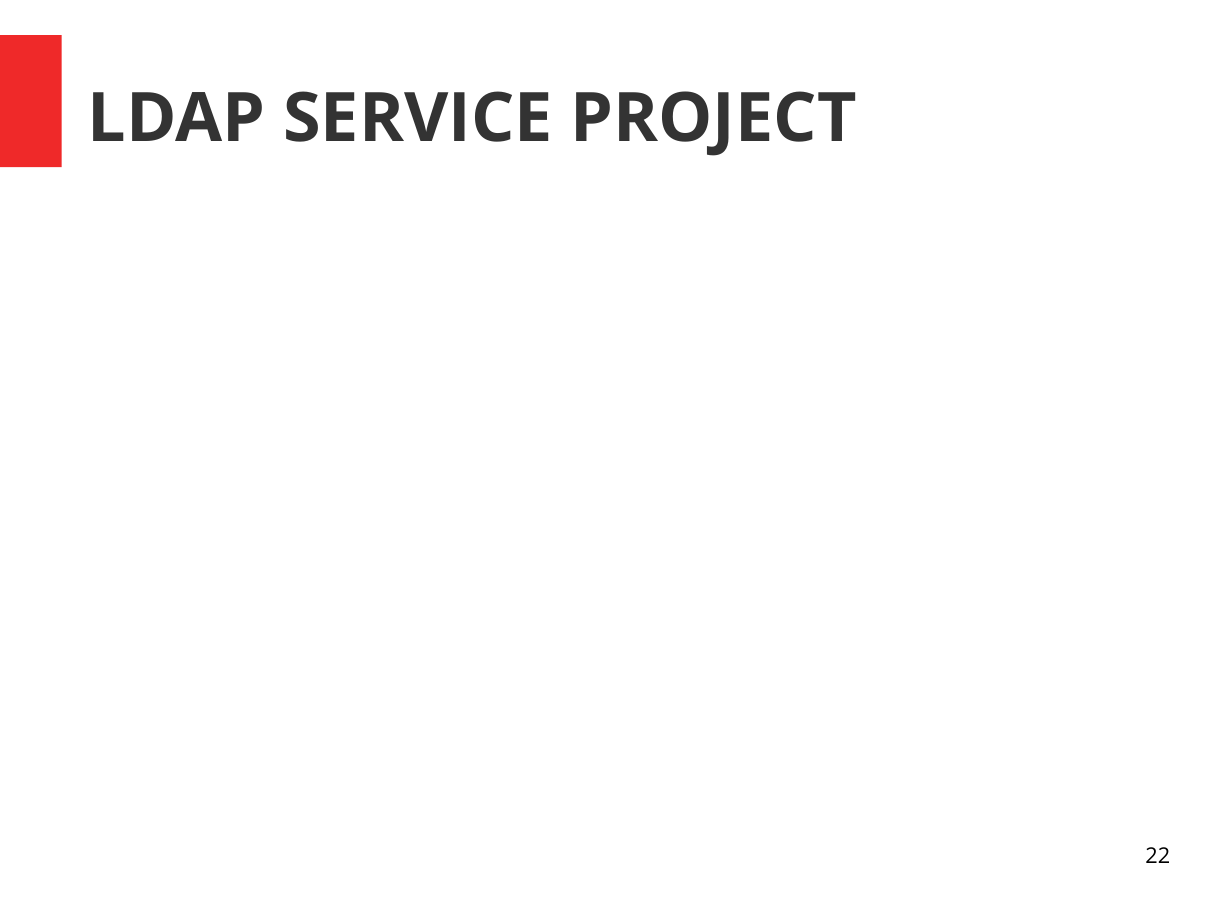
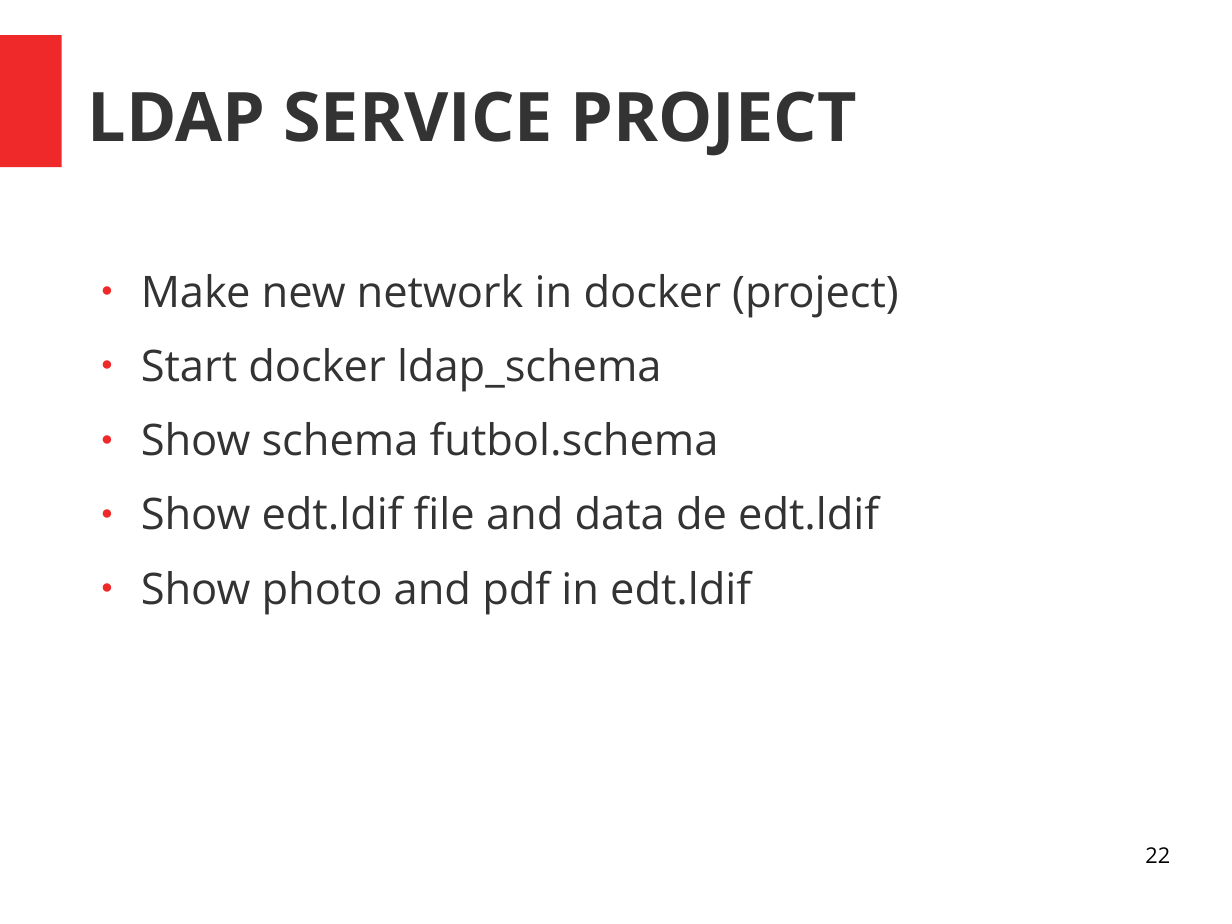
Before and after one commit to parveen1/project-parveen, a slide deck: slide 22 of project_parveen.odp. Drawn at 1232x924 pixels with LibreOffice and Linux fonts; fonts in the diff are those of the drawing. Boxes give left, top, right and bottom in pixels: in the first picture for what was removed or moved away, otherwise in the second. Text is boxed around its words. In the diff, an @@ line names an element or a change of style, - is before the commit and + after.

```diff
--- a/project_parveen.odp
+++ b/project_parveen.odp
@@ text added at bbox=[141, 274, 899, 615], 28 pt, text #333333 @@
+● Make new network in docker (project)
+● Start docker ldap_schema
+● Show schema futbol.schema
+● Show edt.ldif file and data de edt.ldif
+● Show photo and pdf in edt.ldif
```
Also in this commit, not shown: 10 other slides changed, 3 other files.
